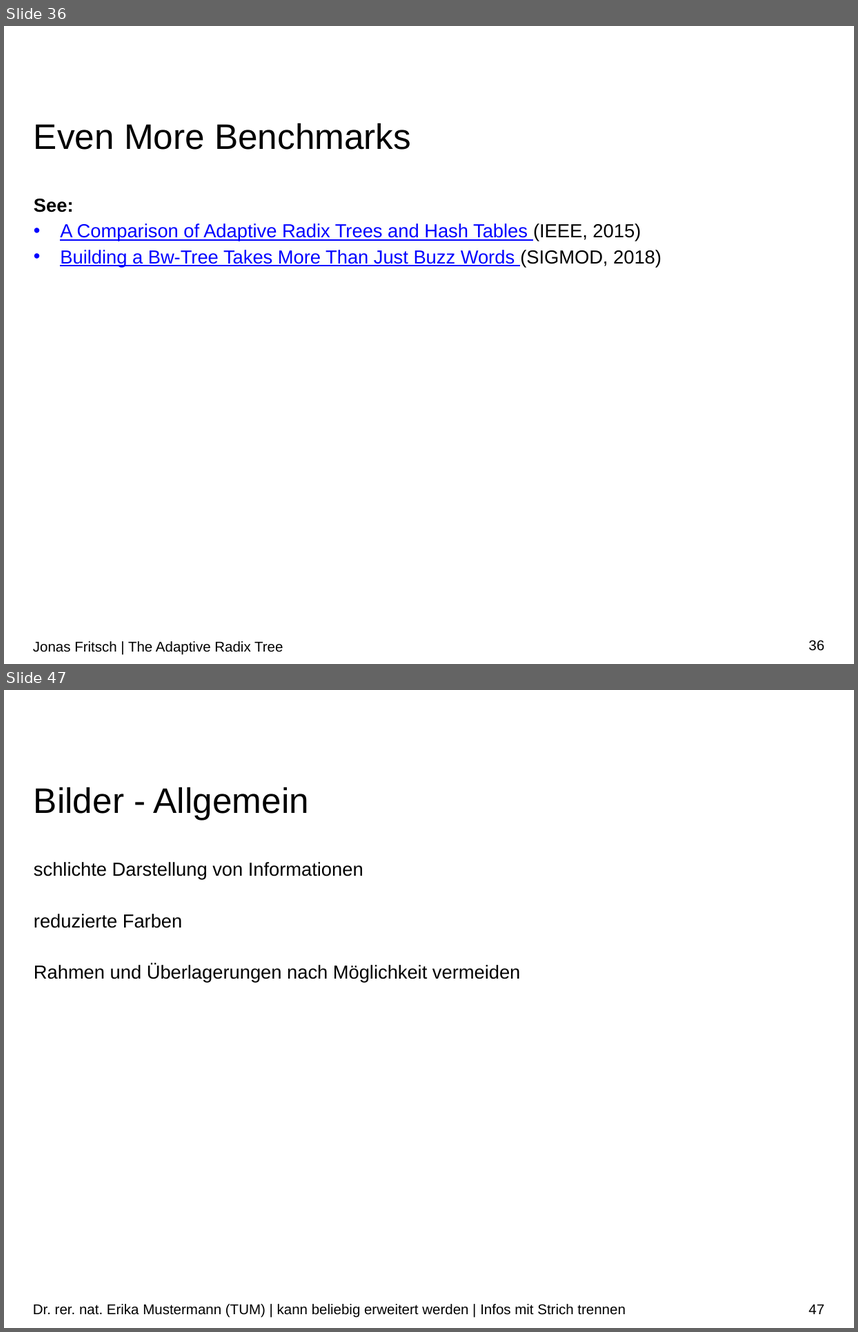
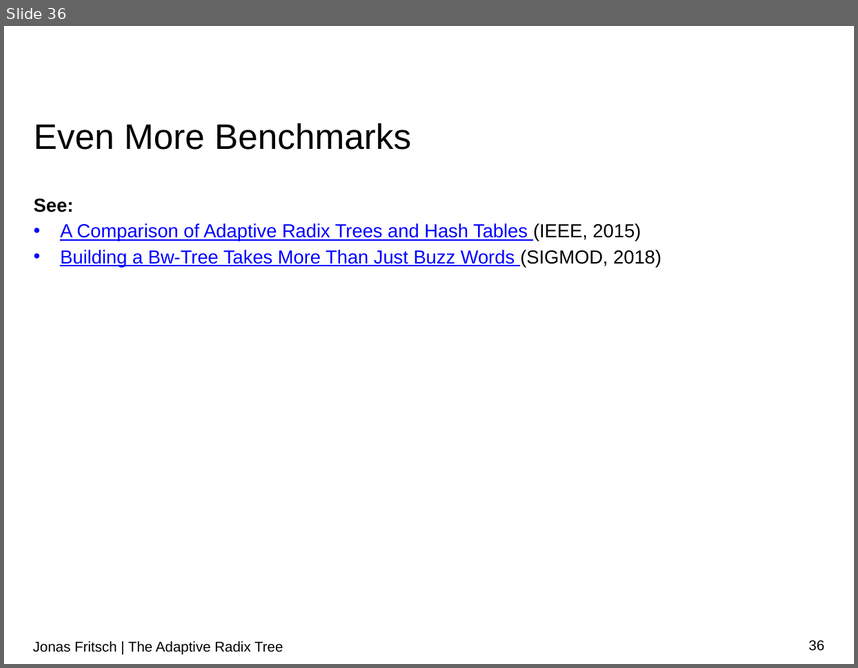
Before and after one commit to atalantus/The-Adaptive-Radix-Tree, a slide deck: Presentation/The Adaptive Radix Tree.pptx. Shown one above the other, each under a label of ours: slides 36 and 47 before the commit, slide 36 after it; the slides between them are not shown. The pictures are 858x1332 and 858x668 pixels, drawn with LibreOffice and Linux fonts; fonts in the diff are those of the drawing; background and template pictures are left out. Boxes give left, top, right and bottom in pixels: in the first picture for what was removed or moved away, otherwise in the second. Text is boxed around its words. In the diff, an @@ line names an element or a change of style, - is before the commit and + after.

```diff
--- a/Presentation/The Adaptive Radix Tree.pptx
+++ b/Presentation/The Adaptive Radix Tree.pptx
@@ slide 47 removed at box(4, 690, 854, 1328), background #FFFFFF @@
@@ title removed at box(34, 787, 309, 820) @@
-Bilder - Allgemein
@@ text removed at box(34, 862, 521, 983) @@
-schlichte Darstellung von Informationen
-reduzierte Farben
-Rahmen und Überlagerungen nach Möglichkeit vermeiden
@@ text removed at box(33, 1303, 625, 1317) @@
-Dr. rer. nat. Erika Mustermann (TUM) | kann beliebig erweitert werden | Infos mit Strich trennen
@@ page number removed at box(809, 1304, 824, 1314) @@
-47
```
Also in this commit, not shown: 2 slides changed, 21 other slides removed, 1 other file.
